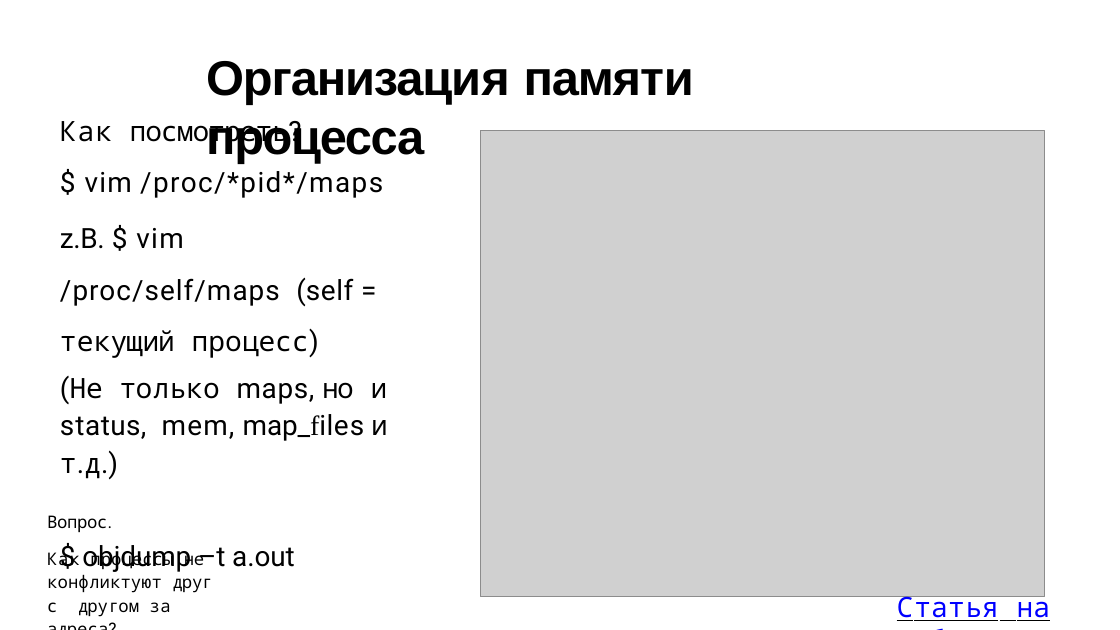
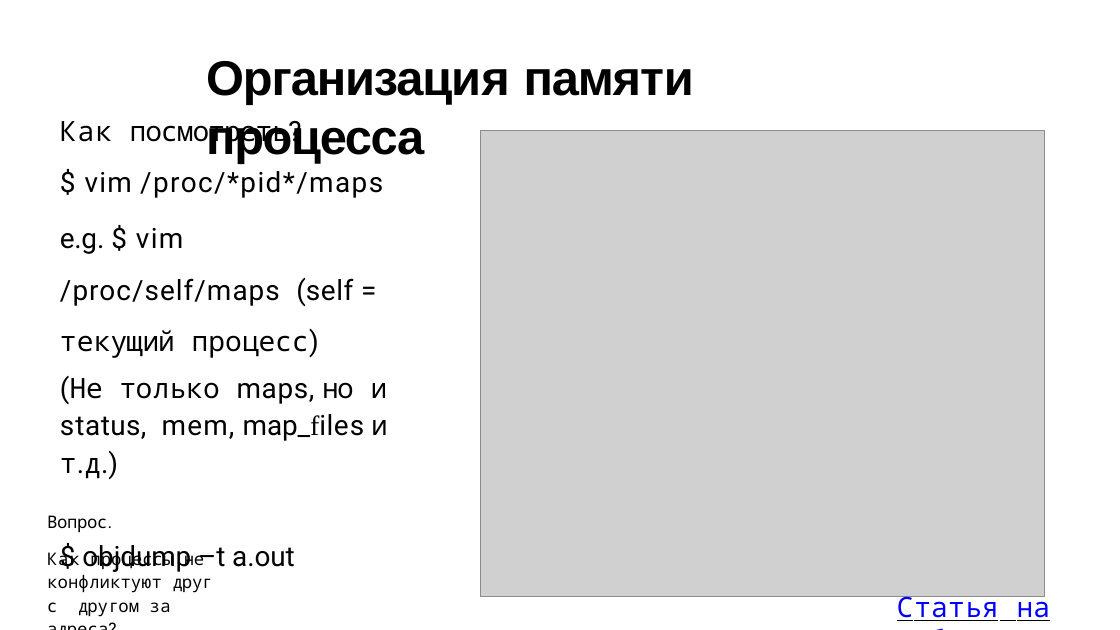
Before and after one commit to kostya2709/CAOS_seminars, a slide deck: slide 3 of sem_6_mem/presentations/caos_6.pptx. Drawn at 1120x630 pixels with LibreOffice and Linux fonts; fonts in the diff are those of the drawing; grey boxes stand for pictures. Boxes give left, top, right and bottom in pixels: in the first picture for what was removed or moved away, otherwise in the second. Text is boxed around its words. In the diff, an @@ line names an element or a change of style, - is before the commit and + after.

```diff
--- a/sem_6_mem/presentations/caos_6.pptx
+++ b/sem_6_mem/presentations/caos_6.pptx
@@ text at (60, 228, 353, 358): text changed @@
-z.B. $ vim /proc/self/maps (self = текущий процесс)
+e.g. $ vim /proc/self/maps (self = текущий процесс)
```
Also in this commit, not shown: 4 other slides changed, 1 slide added, 27 other files.
